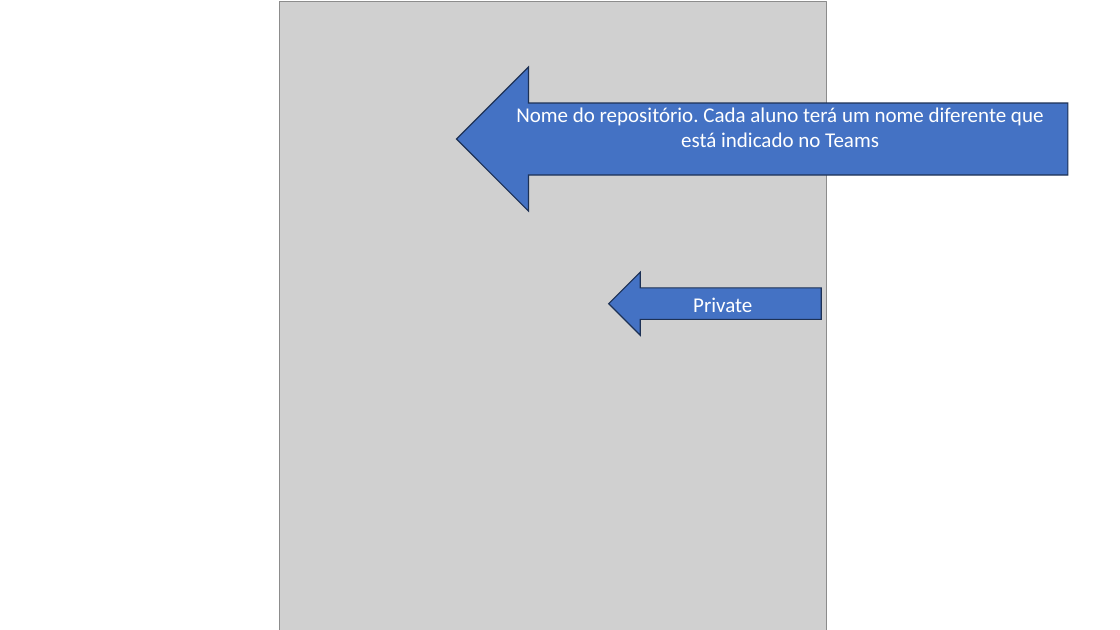
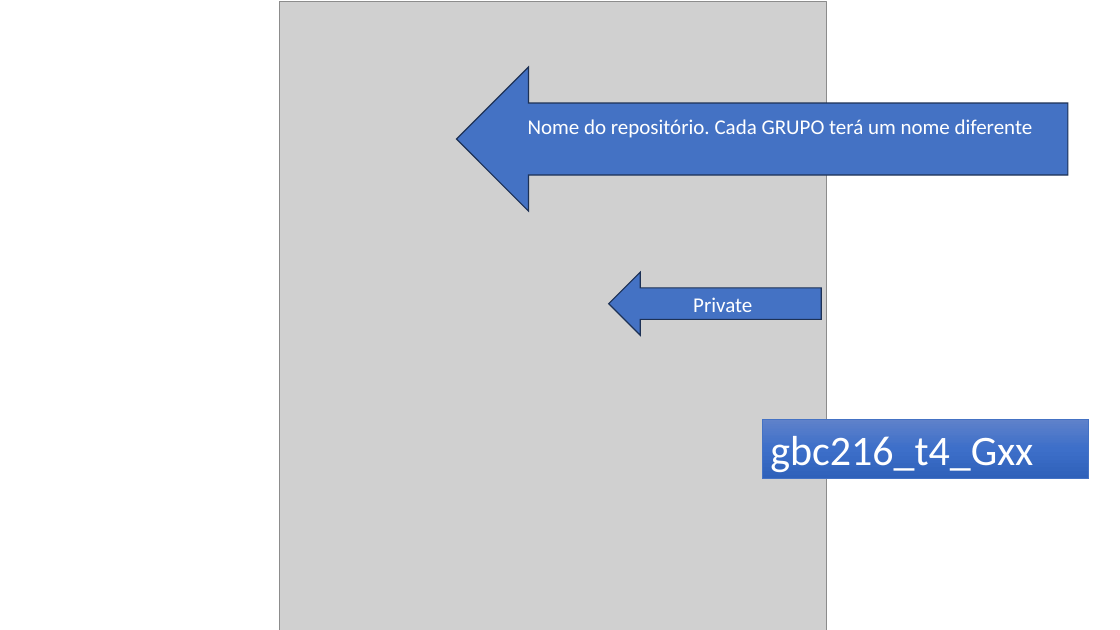
Before and after one commit to btravencolo/gbc216-labs-2026-02, a slide deck: slide 8 of Slides das aulas/Git Python Jupyter VSCode/GIT01 - Instalação e criação do repositório online e local.pptx. Drawn at 1120x630 pixels with LibreOffice and Linux fonts; fonts in the diff are those of the drawing; grey boxes stand for pictures. Boxes give left, top, right and bottom in pixels: in the first picture for what was removed or moved away, otherwise in the second. Text is boxed around its words. In the diff, an @@ line names an element or a change of style, - is before the commit and + after.

```diff
--- a/Slides das aulas/Git Python Jupyter VSCode/GIT01 - Instalação e criação do repositório online e local.pptx
+++ b/Slides das aulas/Git Python Jupyter VSCode/GIT01 - Instalação e criação do repositório online e local.pptx
@@ text in left arrow at box(528, 119, 1033, 138): text changed @@
-Nome do repositório. Cada aluno terá um nome diferente que está indicado no Teams
+Nome do repositório. Cada GRUPO terá um nome diferente
@@ rectangle added at box(762, 419, 1089, 479), fill gradient #6183CB to #3E70CA to #3062BB, outline #4472C4 0.5 pt, 36 pt, text #FFFFFF @@
+gbc216_t4_Gxx
```
Also in this commit, not shown: 1 other slide changed, 4 other files.
